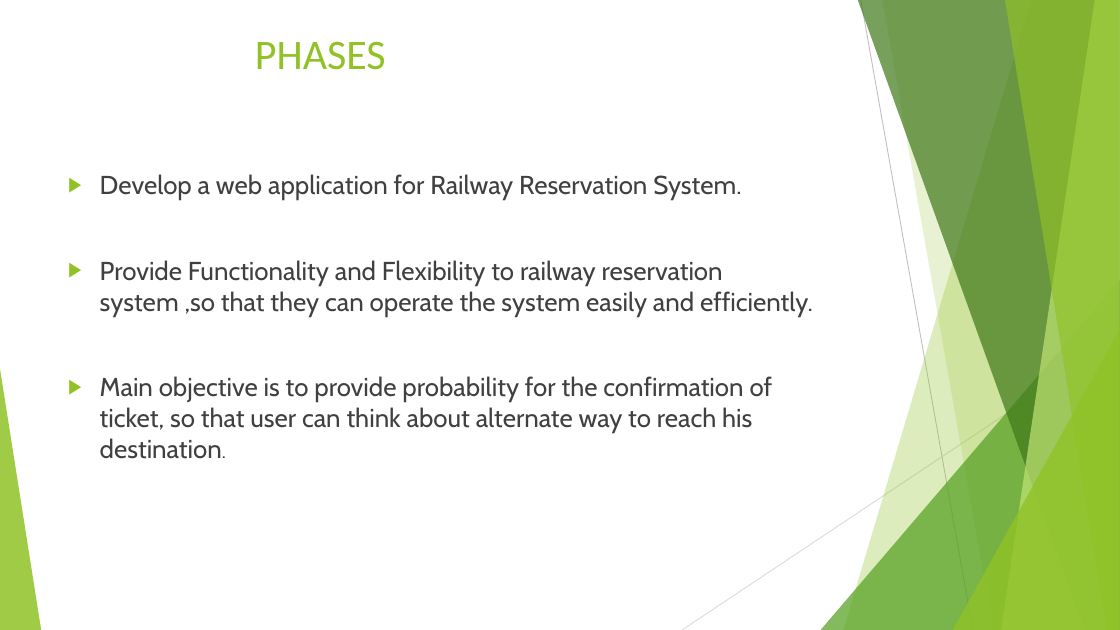
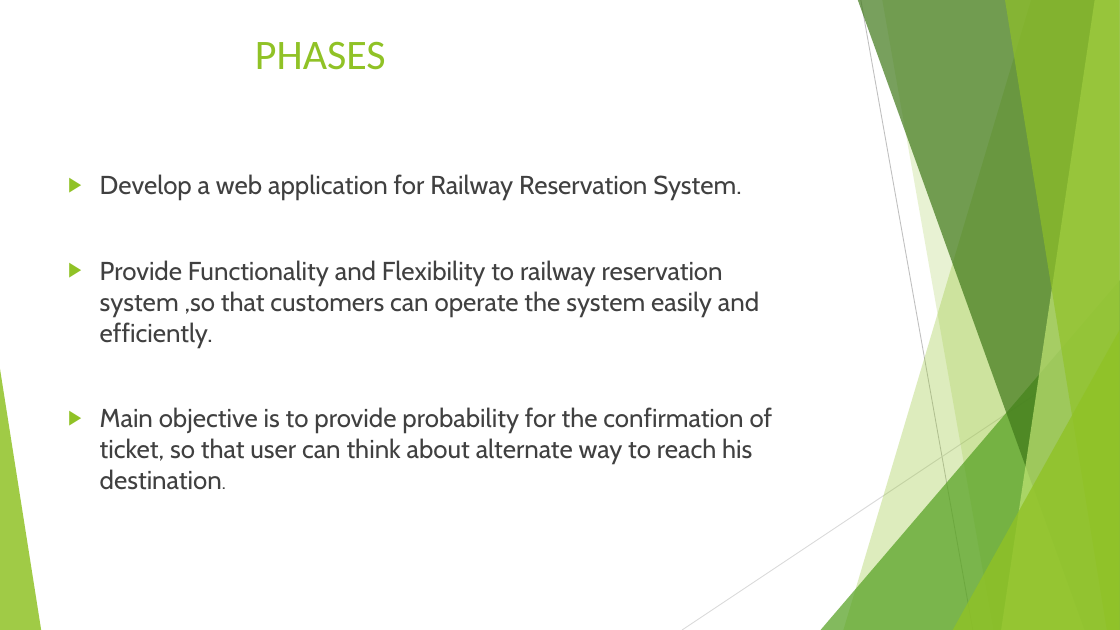
Before and after one commit to pskr0/Railticket, a slide deck: slide 5 of static/files/ppt.pptx. Drawn at 1120x630 pixels with LibreOffice and Linux fonts; fonts in the diff are those of the drawing. Boxes give left, top, right and bottom in pixels: in the first picture for what was removed or moved away, otherwise in the second. Text is boxed around its words. In the diff, an @@ line names an element or a change of style, - is before the commit and + after.

```diff
--- a/static/files/ppt.pptx
+++ b/static/files/ppt.pptx
@@ text at box(100, 260, 759, 347): text changed @@
-▶ Provide Functionality and Flexibility to railway reservation system ,so that they can operate the system easily and efficiently.
+▶ Provide Functionality and Flexibility to railway reservation system ,so that customers can operate the system easily and efficiently.
```
Also in this commit, not shown: 7 other slides changed, 1 other file.
